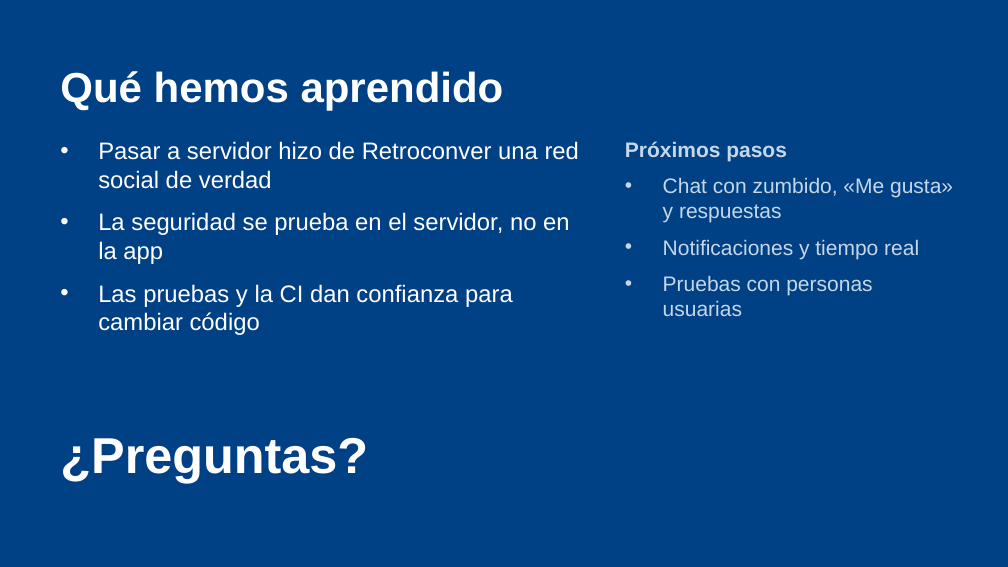
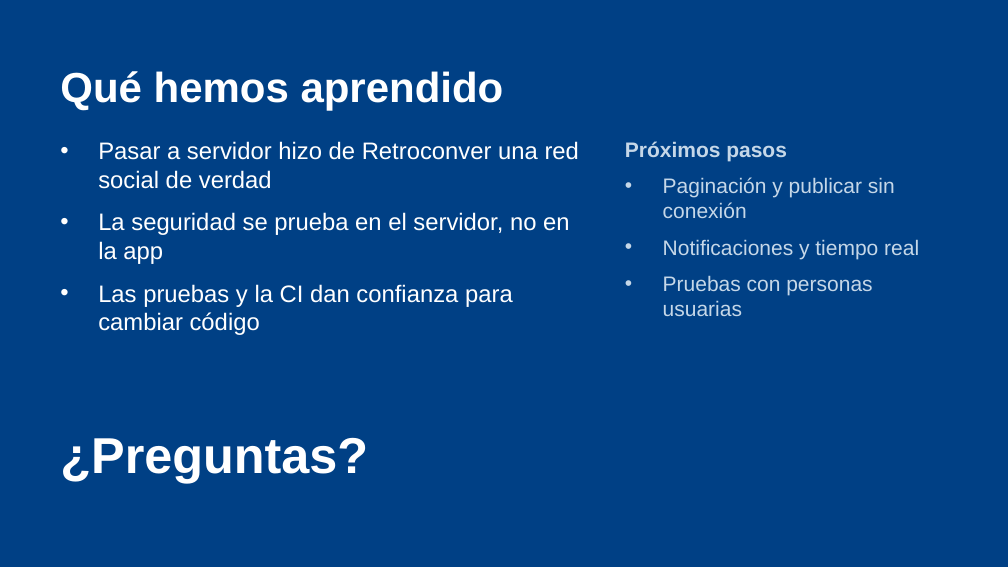
Before and after one commit to yeray06/Retroconver, a slide deck: slide 8 of docs/presentacion/Retroconver_Presentacion.pptx. Drawn at 1008x567 pixels with LibreOffice and Linux fonts; fonts in the diff are those of the drawing. Boxes give left, top, right and bottom in pixels: in the first picture for what was removed or moved away, otherwise in the second. Text is boxed around its words. In the diff, an @@ line names an element or a change of style, - is before the commit and + after.

```diff
--- a/docs/presentacion/Retroconver_Presentacion.pptx
+++ b/docs/presentacion/Retroconver_Presentacion.pptx
@@ text at <box>663,177,895,218</box>: text changed @@
-• Chat con zumbido, «Me gusta» y respuestas
+• Paginación y publicar sin conexión
```
Also in this commit, not shown: 4 other slides changed, 5 other files.
